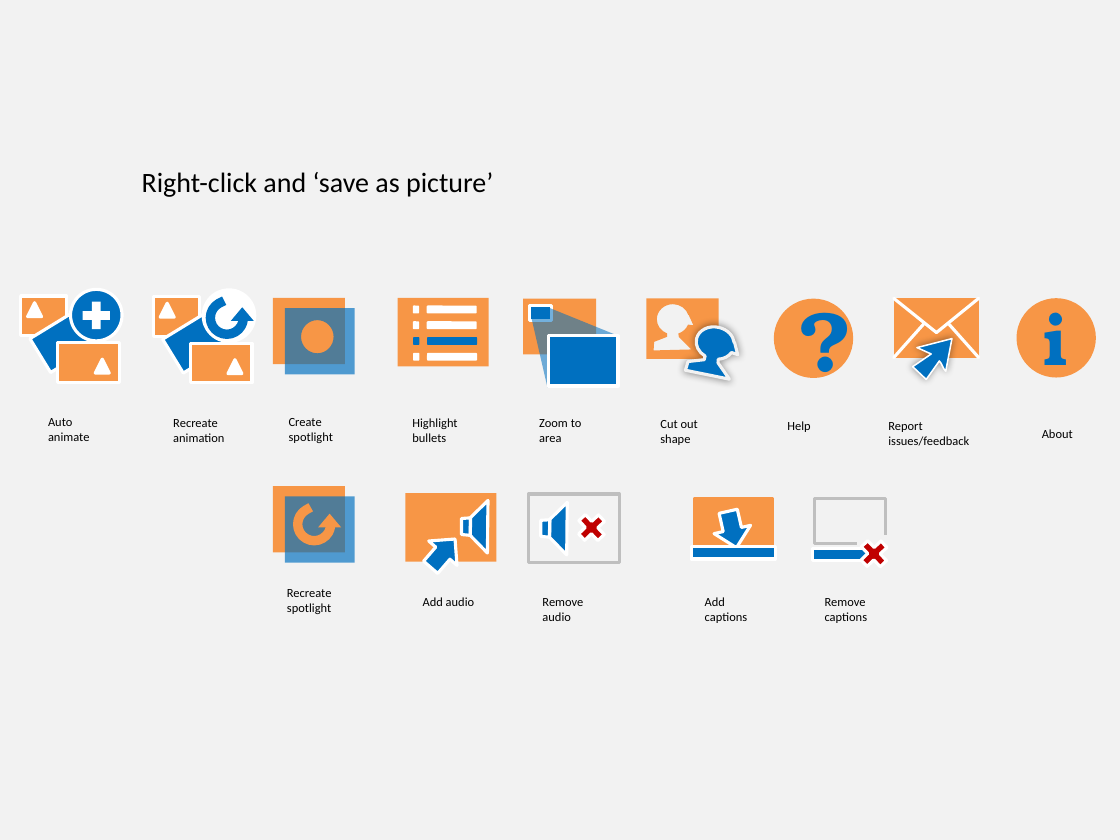
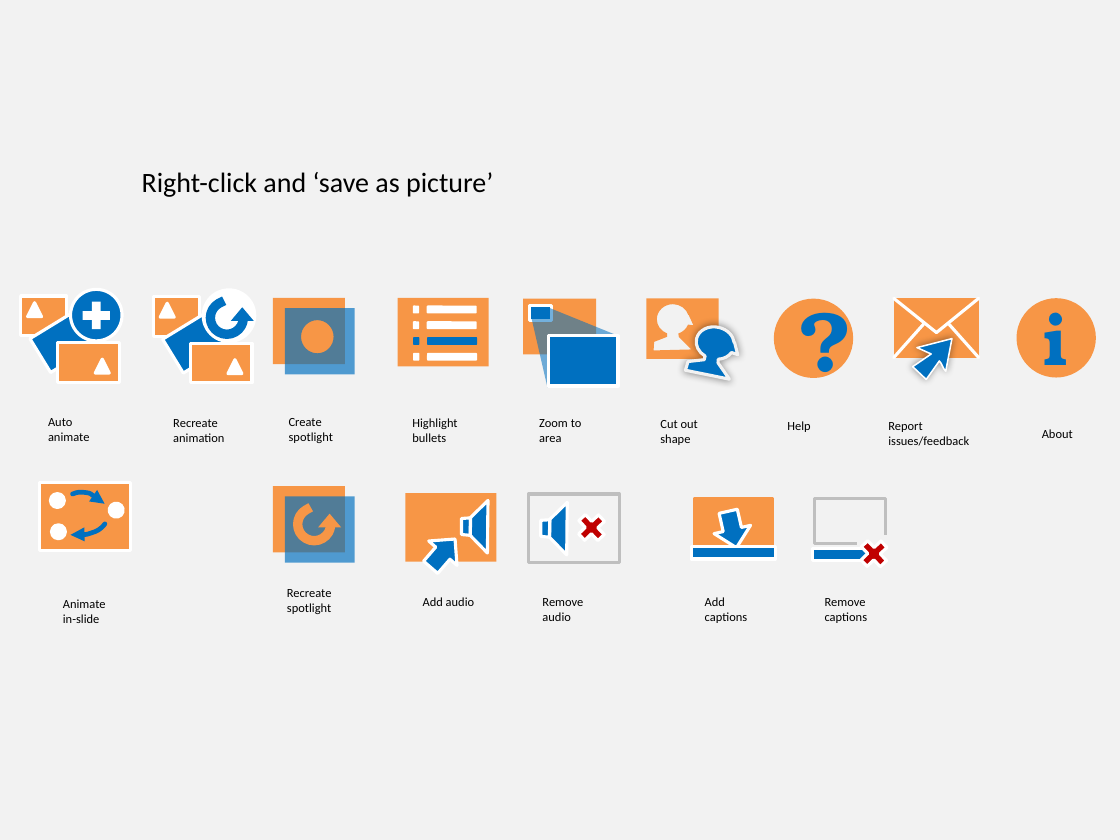
Before and after one commit to PowerPointLabs/PowerPointLabs, a slide deck: slide 1 of doc/Icons.pptx. Drawn at 1120x840 pixels with LibreOffice and Linux fonts; fonts in the diff are those of the drawing. Boxes give left, top, right and bottom in pixels: in the first picture for what was removed or moved away, otherwise in the second. Text is boxed around its words. In the diff, an @@ line names an element or a change of style, - is before the commit and + after.

```diff
--- a/doc/Icons.pptx
+++ b/doc/Icons.pptx
@@ group added at (x1=39, y1=482, x2=130, y2=550): 3 ellipses, 2 freeform shapes, 1 rectangle @@
@@ text added at (x1=63, y1=599, x2=106, y2=623), 8 pt, text #000000 @@
+Animate in-slide
```
Also in this commit, not shown: 1 slide added.
